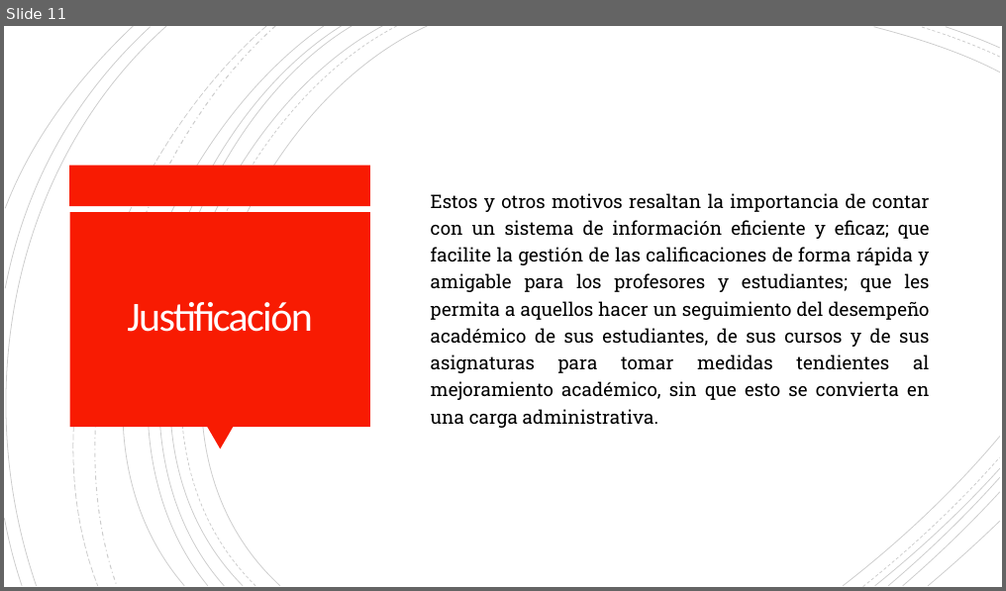
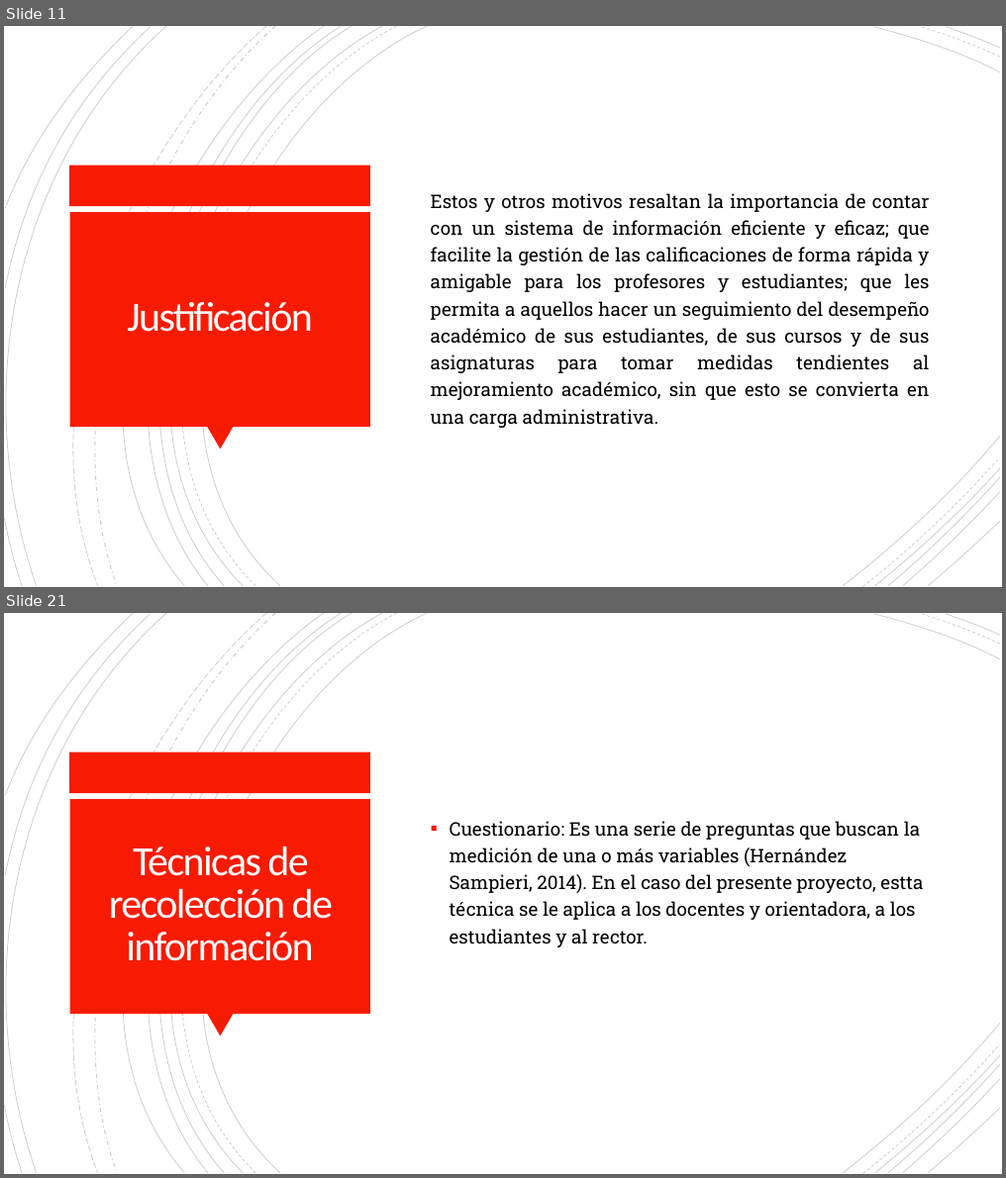
Before and after one commit to Dillan444/PROYECTO_SENA, a slide deck: PLANTEAMIENTO_DEL_PROBLEMA.pptx. Shown one above the other, each under a label of ours: slide 11 before the commit, slides 11 and 21 after it; the slides between them are not shown. The pictures are 1006x591 and 1006x1178 pixels, drawn with LibreOffice and Linux fonts; fonts in the diff are those of the drawing. Boxes give left, top, right and bottom in pixels: in the first picture for what was removed or moved away, otherwise in the second. Text is boxed around its words. In the diff, an @@ line names an element or a change of style, - is before the commit and + after.

```diff
--- a/PLANTEAMIENTO_DEL_PROBLEMA.pptx
+++ b/PLANTEAMIENTO_DEL_PROBLEMA.pptx
@@ slide 21 added at (4, 613, 1002, 1174), background #FFFFFF; not listed: 24 template elements that a slide beside it also shows @@
@@ title added at (109, 847, 333, 961), 40 pt, text #FFFEFF @@
+Técnicas de recolección de información
@@ text added at (450, 821, 923, 948), 18 pt, text #000000 @@
+▪ Cuestionario: Es una serie de preguntas que buscan la medición de una o más variables (Hernández Sampieri, 2014). En el caso del presente proyecto, estta técnica se le aplica a los docentes y orientadora, a los estudiantes y al rector.
```
Also in this commit, not shown: 9 other slides added.
